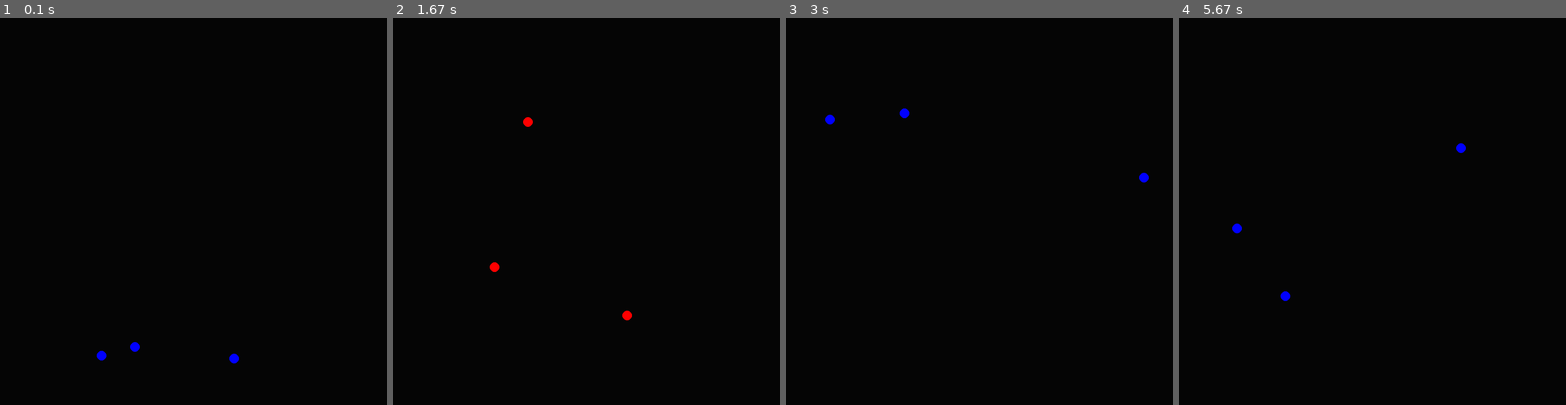
Above: before the commit, frames 1-4 (left to right).
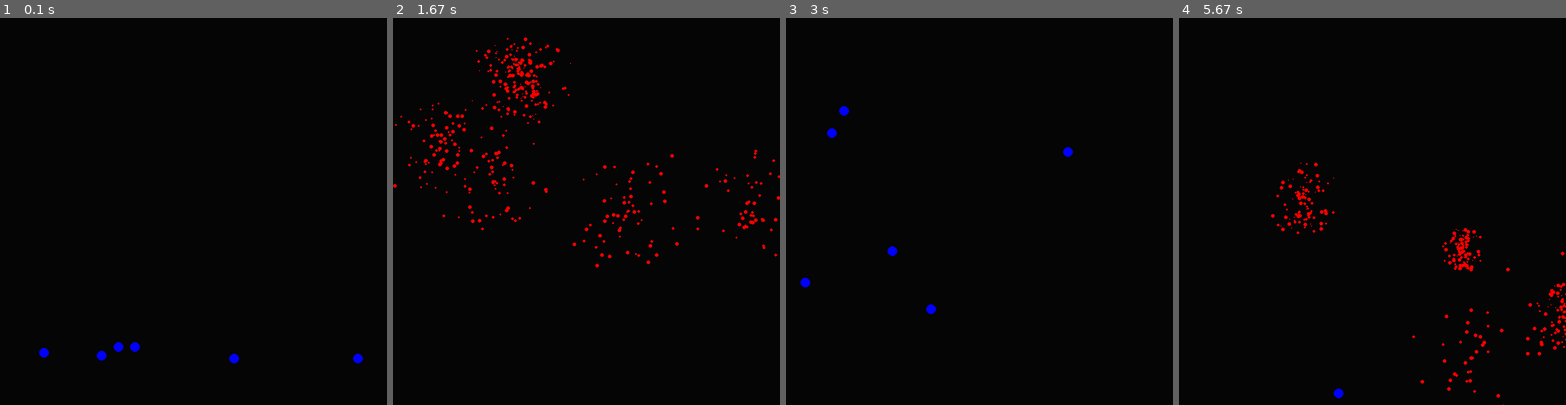
Above: after the commit, the same moments.

Repository: hippyclipper/pygame_graphics
Game: pygame game, started from src/fireworks.py
Two runs of this game, one before a commit and one after it. Both use one fixed random seed, a clock stepped at 60 frames per second and the inputs below.
Inputs:
- Up to frame 1 (0.1 s): no input
- Up to frame 2 (1.67 s): no input
- Up to frame 3 (3 s): no input
- Up to frame 4 (5.67 s): no input

The runs differ from the first frame. In frame 1, 0.1% of the frame differs, in the area x 10-94%, y 83-90%; in frame 2, 1.7%, in the area x 0-100%, y 5-79%; in frame 3, 0.4%; in frame 4, 1.2%.

Commit message:
working explosion particles

Diff:
--- a/src/fireworks.py
+++ b/src/fireworks.py
@@ -1,5 +1,6 @@
 import pygame
 import random
+import math
 
 screenScale = 8
 width = int(100 * screenScale)
@@ -15,6 +16,37 @@
 BACKGROUND = (5, 5, 5)
 done = False
 
+class Spark:
+
+    def __init__(self):
+        v = random.randint(1,10)
+        self.xv = random.uniform(-v,v)
+        self.yv = math.sqrt(v**2 - self.xv**2) * [1,-1][random.randint(0,1)]
+        self.y = 0
+        self.x = 0
+        self.g = .1
+        self.decell = random.uniform(.90,.95)
+        self.r = 10 * random.uniform(.5,.1)
+        self.color = RED
+        self.timer = self.r
+        self.timerDelta = .1
+        self.isDone = False
+
+    def update(self):
+
+        self.x += self.xv
+        self.y += self.yv
+        self.yv += self.g
+        self.xv *= self.decell
+        self.yv *= self.decell
+        self.timer -= self.timerDelta
+        if self.timer < 0:
+            self.isDone = True
+
+    def draw(self):
+        pygame.draw.circle(screen, self.color, (self.x, self.y), self.r)
+
+
 class Firework:
 
     def __init__(self):
@@ -26,26 +58,41 @@
         self.color = BLUE
         self.exploded = False
         self.explodeV = 5
+        self.sparks = [Spark() for x in range(100)]
+
 
     def update(self):
 
-        if self.v > self.explodeV:
+        if self.v > self.explodeV and not self.exploded:
             self.exploded = True
             self.color = RED
-
-        self.v += self.g
-        self.y += self.v
+            for spark in self.sparks:
+                spark.x = self.x
+                spark.y = self.y
+        if not self.exploded:
+            self.v += self.g
+            self.y += self.v
+        else:
+            for spark in self.sparks:
+                spark.update()
+            for spark in self.sparks:
+                if spark.isDone:
+                    self.sparks.remove(spark)
 
     def isDone(self):
 
         if self.y < 0-self.r or (self.v > 0 and self.y > height):
             return True
+        return len(self.sparks) == 0
 
     def draw(self):
-        pygame.draw.circle(screen, self.color, (self.x, self.y), self.r)
+        if not self.exploded:
+            pygame.draw.circle(screen, self.color, (self.x, self.y), self.r)
+        else:
+            for spark in self.sparks:
+                spark.draw()
 
-
-fireworks = [Firework() for x in range(3)]
+fireworks = [Firework() for x in range(6)]
 
 while not done:
 
